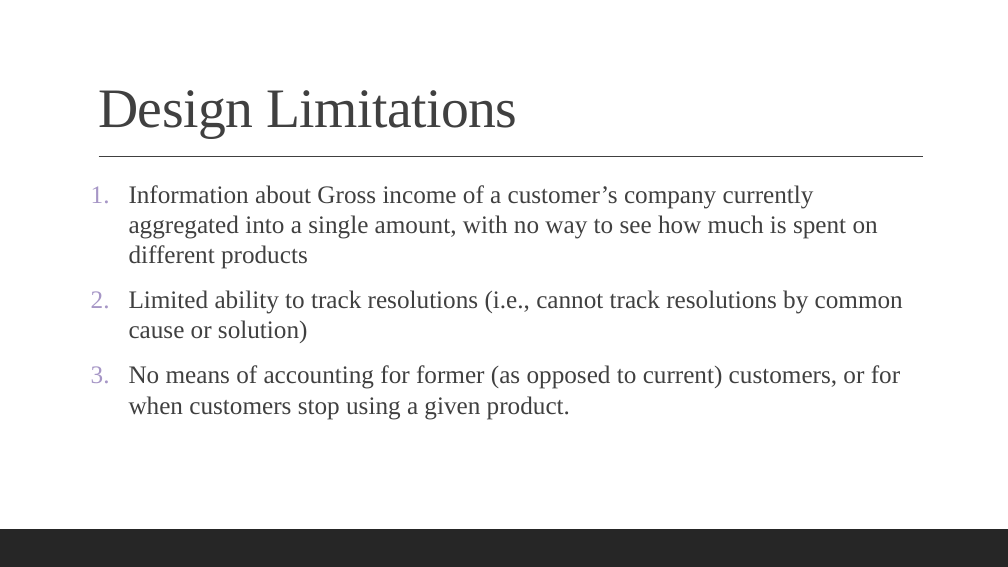
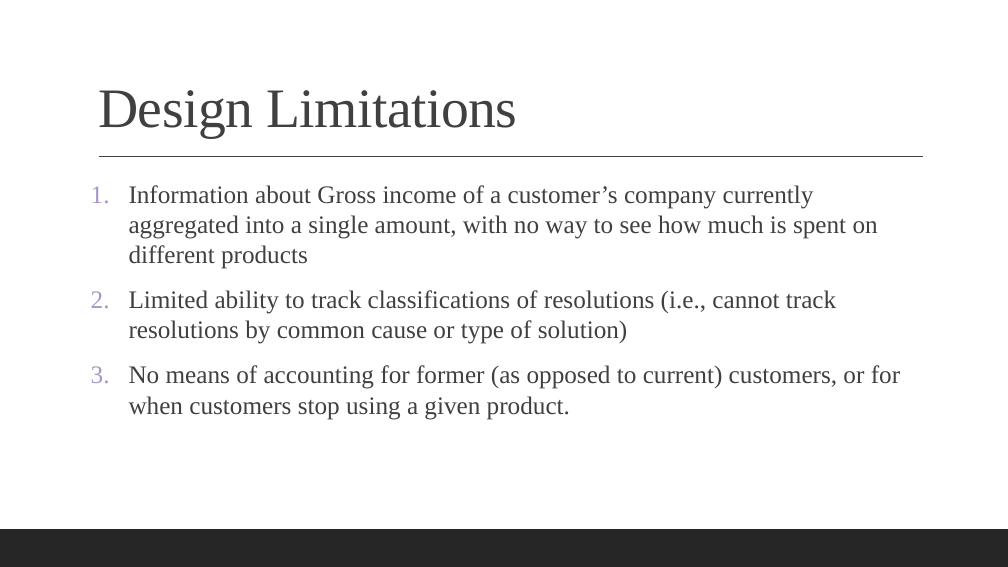
Before and after one commit to adelbert1/INFSCI2710-Project, a slide deck: slide 8 of Project Presentation.pptx. Drawn at 1008x567 pixels with LibreOffice and Linux fonts; fonts in the diff are those of the drawing. Boxes give left, top, right and bottom in pixels: in the first picture for what was removed or moved away, otherwise in the second. Text is boxed around its words. In the diff, an @@ line names an element or a change of style, - is before the commit and + after.

Commit message:
Basic edits
Updates included a few typo fixes and an updated version of the relational schema from DBeaver.

```diff
--- a/Project Presentation.pptx
+++ b/Project Presentation.pptx
@@ text at (129, 290, 836, 344): text changed @@
-2. Limited ability to track resolutions (i.e., cannot track resolutions by common cause or solution)
+2. Limited ability to track classifications of resolutions (i.e., cannot track resolutions by common cause or type of solution)
```
Also in this commit, not shown: 2 other slides changed.
